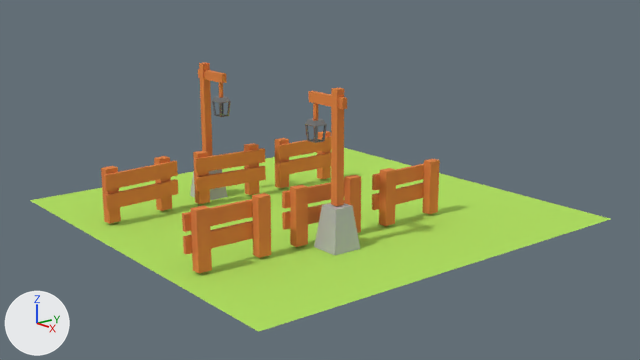
The Blender file portal.blend: old version first, new version second.
One viewpoint serves both versions: the file's camera 'Camera'. The axes (+X, +Y, +Z) are drawn at lower left. The lights are the same throughout.

The older version as bpy lines, for what is in view:
```python
ob_fencer3 = bpy.data.objects.new('FenceR3', me_cube_002)
ob_fencer3.location = (0.823, 0.485, 0.303)
ob_fencer3.rotation_euler = (0.0, 0.0, 3.164)  # degrees (0, 0, 181)
ob_gatebrick1 = bpy.data.objects.new('GateBrick1', me_cube_028)
ob_gatebrick1.location = (-0.004, 1.803, 0.77)
ob_gatebrick1.rotation_euler = (0.0, -0.735, 0.0)  # degrees (0, -42, 0)
ob_gatebrick2 = bpy.data.objects.new('GateBrick2', me_cube_031)
ob_gatebrick2.location = (-0.004, 1.803, 0.77)
ob_gatebrick2.rotation_euler = (0.0, -1.172, 0.0)  # degrees (0, -67, 0)
ob_gatebrick3 = bpy.data.objects.new('GateBrick3', me_cube_034)
ob_gatebrick3.location = (-0.004, 1.803, 0.77)
ob_gatebrick3.rotation_euler = (0.0, -1.61, 0.0)  # degrees (0, -92, 0)
ob_gatebrick4 = bpy.data.objects.new('GateBrick4', me_cube_035)
ob_gatebrick4.location = (-0.004, 1.803, 0.77)
ob_gatebrick4.rotation_euler = (3.142, -1.095, 3.142)  # degrees (180, -63, 180)
ob_gatebrick5 = bpy.data.objects.new('GateBrick5', me_cube_036)
ob_gatebrick5.location = (-0.004, 1.803, 0.77)
ob_gatebrick5.rotation_euler = (0.0, 3.799, 0.0)  # degrees (0, 218, 0)
ob_gatebrick6 = bpy.data.objects.new('GateBrick6', me_cube_037)
ob_gatebrick6.location = (-0.004, 1.803, 0.77)
ob_gatebrick6.rotation_euler = (0.0, 3.362, 0.0)  # degrees (0, 193, 0)
ob_gatebrick7 = bpy.data.objects.new('GateBrick7', me_cube_038)
ob_gatebrick7.location = (-0.004, 1.803, 0.77)
ob_gatebrick7.rotation_euler = (0.0, 2.925, 0.0)  # degrees (0, 168, 0)
ob_gatebrick8 = bpy.data.objects.new('GateBrick8', me_cube_039)
ob_gatebrick8.location = (-0.004, 1.803, 0.77)
ob_gatebrick8.rotation_euler = (-3.142, -5.63, 3.142)  # degrees (-180, -323, 180)
# also in view: 'FenceR2' at (0.81, -0.48, 0.28); 'FenceR1' at (0.82, -1.45, 0.28); 'LampLPole' at (-0.87, -0.53, 0.87); 'FenceL1' at (-0.77, -1.4, 0.28); 'LampRBase' at (1.03, -0.53, 0.19)
```
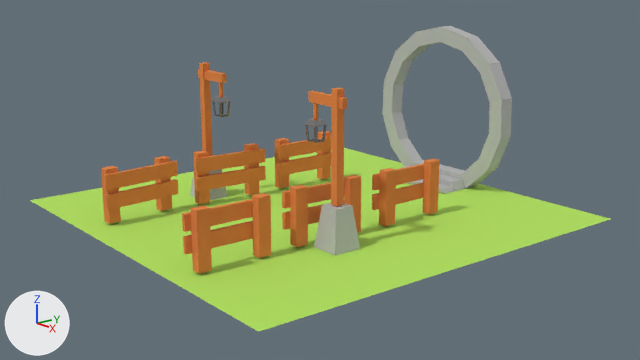
Edits to the scene script, one JSON object a line:
```json
{"op": "remove", "block": "ob_gatebrick1", "code": "ob_gatebrick1.hide_set(True)  # its collection is switched off"}
{"op": "remove", "block": "ob_gatebrick2", "code": "ob_gatebrick2.hide_set(True)  # its collection is switched off"}
{"op": "remove", "block": "ob_gatebrick3", "code": "ob_gatebrick3.hide_set(True)  # its collection is switched off"}
{"op": "remove", "block": "ob_gatebrick4", "code": "ob_gatebrick4.hide_set(True)  # its collection is switched off"}
{"op": "remove", "block": "ob_gatebrick5", "code": "ob_gatebrick5.hide_set(True)  # its collection is switched off"}
{"op": "remove", "block": "ob_gatebrick6", "code": "ob_gatebrick6.hide_set(True)  # its collection is switched off"}
{"op": "remove", "block": "ob_gatebrick7", "code": "ob_gatebrick7.hide_set(True)  # its collection is switched off"}
{"op": "remove", "block": "ob_gatebrick8", "code": "ob_gatebrick8.hide_set(True)  # its collection is switched off"}
{"op": "remove", "block": "ob_gatebrick9", "code": "ob_gatebrick9.hide_set(True)  # its collection is switched off"}
{"op": "remove", "block": "ob_gatebrick10", "code": "ob_gatebrick10.hide_set(True)  # its collection is switched off"}
{"op": "remove", "block": "ob_gatebrick11", "code": "ob_gatebrick11.hide_set(True)  # its collection is switched off"}
{"op": "remove", "block": "ob_gatebrick12", "code": "ob_gatebrick12.hide_set(True)  # its collection is switched off"}
{"op": "remove", "block": "ob_stair1", "code": "ob_stair1.hide_set(True)  # its collection is switched off"}
{"op": "remove", "block": "ob_stair2", "code": "ob_stair2.hide_set(True)  # its collection is switched off"}
{"op": "remove", "block": "ob_stair3", "code": "ob_stair3.hide_set(True)  # its collection is switched off"}
```

Location of each change, [x1, y1, x2, y2] in pixels of the pictures (640 x 360 px):
```json
{"object": "GateBrick4", "change": "shown", "after": [480, 63, 512, 102]}
{"object": "GateBrick3", "change": "shown", "after": [489, 99, 512, 138]}
{"object": "GateBrick5", "change": "shown", "after": [462, 37, 500, 72]}
{"object": "GateBrick2", "change": "shown", "after": [479, 133, 511, 170]}
{"object": "GateBrick11", "change": "shown", "after": [382, 111, 408, 145]}
{"object": "GateBrick10", "change": "shown", "after": [382, 80, 403, 113]}
{"object": "GateBrick9", "change": "shown", "after": [384, 51, 413, 85]}
{"object": "GateBrick6", "change": "shown", "after": [441, 26, 478, 51]}
{"object": "GateBrick12", "change": "shown", "after": [391, 138, 422, 167]}
{"object": "GateBrick1", "change": "shown", "after": [461, 159, 497, 188]}
{"object": "GateBrick8", "change": "shown", "after": [396, 32, 429, 61]}
{"object": "GateBrick7", "change": "shown", "after": [416, 27, 442, 46]}
{"object": "Stair1", "change": "shown", "after": [411, 160, 465, 187]}
{"object": "Stair2", "change": "shown", "after": [400, 166, 465, 191]}
{"object": "Stair3", "change": "shown", "after": [409, 179, 454, 194]}
```
